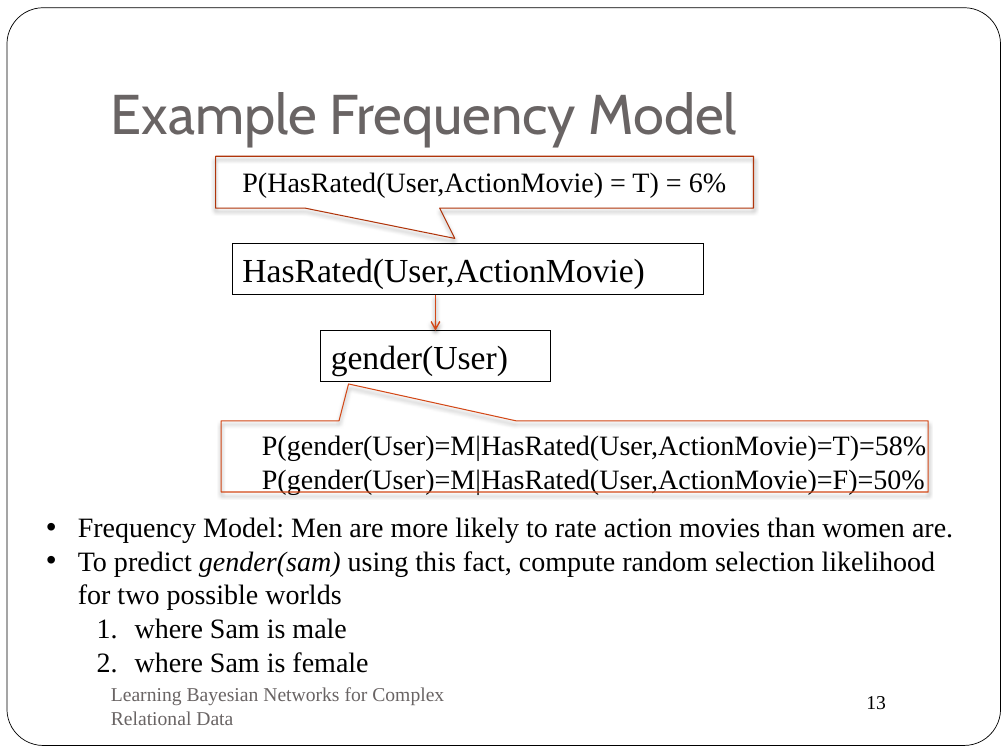
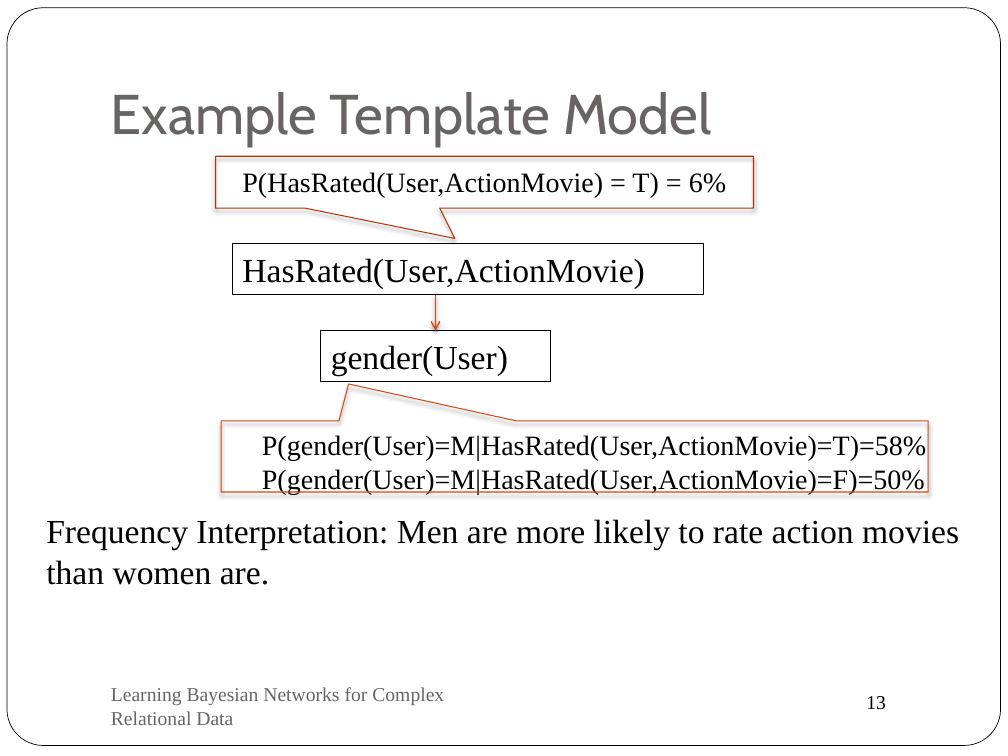
Before and after one commit to oschulte/srl-tutorial-slides, a slide deck: slide 13 of ch5-rel-bayes-net-classifier.pptx. Drawn at 1008x756 pixels with LibreOffice and Linux fonts; fonts in the diff are those of the drawing. Boxes give left, top, right and bottom in pixels: in the first picture for what was removed or moved away, otherwise in the second. Text is boxed around its words. In the diff, an @@ line names an element or a change of style, - is before the commit and + after.

```diff
--- a/ch5-rel-bayes-net-classifier.pptx
+++ b/ch5-rel-bayes-net-classifier.pptx
@@ title at (111, 92, 711, 147): text changed @@
-Example Frequency Model
+Example Template Model
@@ text at (46, 519, 959, 585): text changed; size 20 to 24 pt @@
-• Frequency Model: Men are more likely to rate action movies than women are.
-• To predict gender(sam) using this fact, compute random selection likelihood for two possible worlds
-  1. where Sam is male
-  2. where Sam is female
+Frequency Interpretation: Men are more likely to rate action movies than women are.
```
Also in this commit, not shown: 11 other slides changed, 5 slides added, 9 slides removed.
